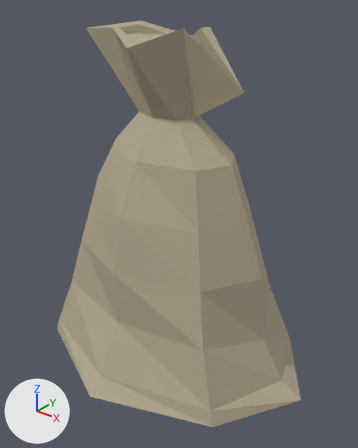
A saved change to the Blender file bolsa.blend.
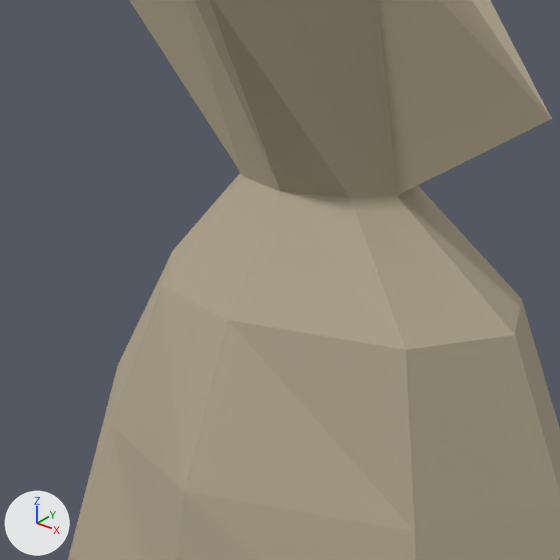
There are two pictures of each version: one whole from a 50 mm camera at (1.8, -2.14, 2.24) aimed at (0.11, -0.02, 0.93), one close up on the part from 16% to 69% of the width and 12% to 54% of the height. Arrows for +X, +Y and +Z are at lower left; the lights stay in place. The older version's two pictures come first.

Names of what the first close-up shows: 'Bolsa'.
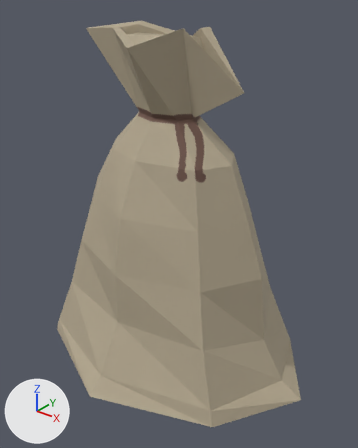
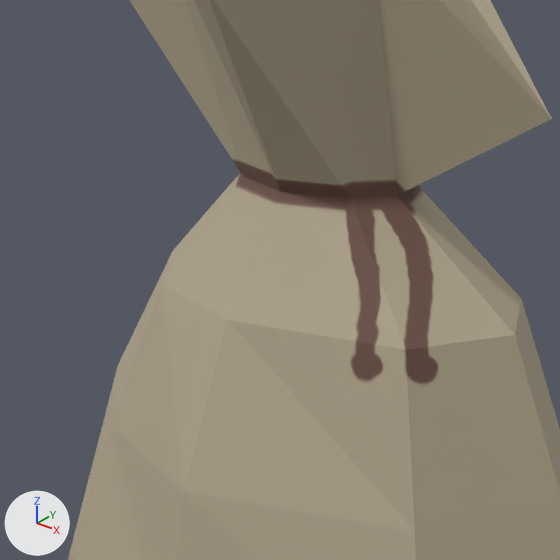
Commit message: update bolsa

Edits to the bpy script that builds the scene:
```text
Add img_bolsapita_png:
    img_bolsapita_png = load_image('BolsaPita.png', 'BolsaPita.png', 4096, 4096, 'sRGB')
Change mat_tela:
    where n0 = _N.new('ShaderNodeBsdfPrincipled'); n0.name = 'BSDF Principista'
    remove n0.inputs[0].default_value = (0.44, 0.376, 0.266, 1.0)  # 'Base Color', beige #b1a58d
    add n2 = _N.new('ShaderNodeMix'); n2.name = 'Mezclar'
    add n2.data_type = 'RGBA'
    add n2.inputs[6].default_value = (0.44, 0.376, 0.266, 1.0)  # 'A', beige #b1a58d
    add n3 = _N.new('ShaderNodeTexImage'); n3.name = 'Imagen'
    add n3.image = img_bolsapita_png
    add _L.new(n3.outputs[1], n2.inputs[0])  # 'Alpha' to 'Factor'
    add _L.new(n3.outputs[0], n2.inputs[7])  # 'Color' to 'B'
    add _L.new(n2.outputs[2], n0.inputs[0])  # 'Result' to 'Base Color'
```

Pixel boxes (x1, y1, x2, y2) of what changed, in the close-ups (560 x 560 px):
'Bolsa', surface changed (beige to brown)
    both: (231, 157, 441, 387)
